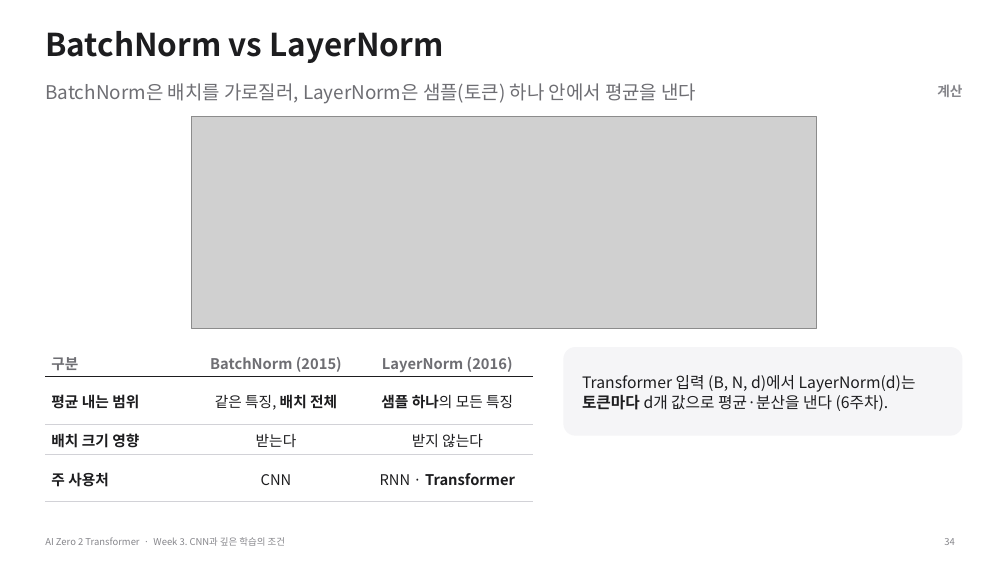
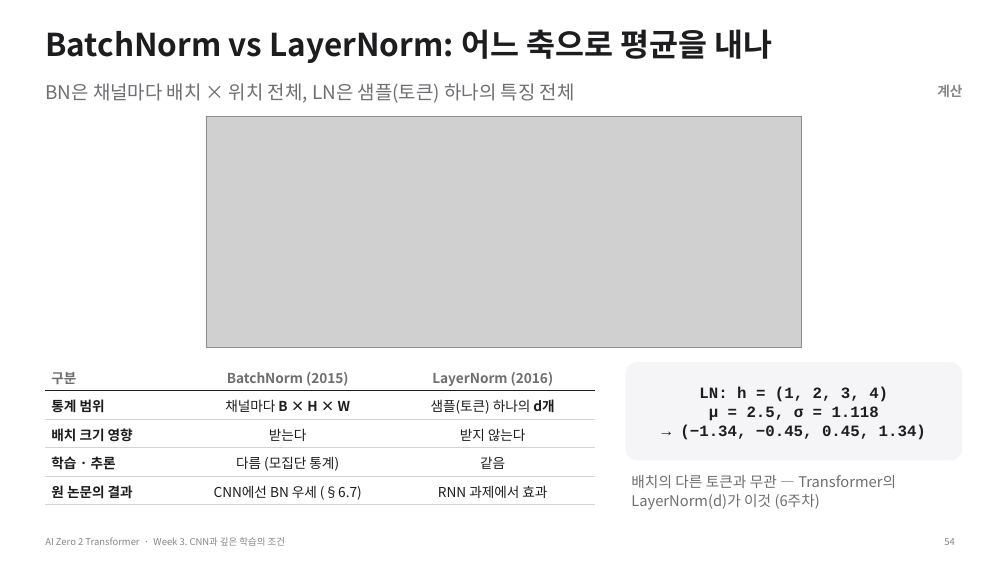
Before and after one commit to myunhh/AI-Zero-2-Transformers, a slide deck: slide 54 of lectures/week03_cnn_and_deep_learning.pptx (slide 34 before the commit). Drawn at 1008x567 pixels with LibreOffice and Linux fonts; fonts in the diff are those of the drawing; grey boxes stand for pictures. Boxes give left, top, right and bottom in pixels: in the first picture for what was removed or moved away, otherwise in the second. Text is boxed around its words. In the diff, an @@ line names an element or a change of style, - is before the commit and + after.

```diff
--- a/lectures/week03_cnn_and_deep_learning.pptx
+++ b/lectures/week03_cnn_and_deep_learning.pptx
@@ title at (45, 29, 772, 63): text changed @@
-BatchNorm vs LayerNorm
+BatchNorm vs LayerNorm: 어느 축으로 평균을 내나
@@ text at (45, 83, 575, 103): text changed @@
-BatchNorm은 배치를 가로질러, LayerNorm은 샘플(토큰) 하나 안에서 평균을 낸다
+BN은 채널마다 배치 × 위치 전체, LN은 샘플(토큰) 하나의 특징 전체
@@ picture: place and size @@
-picture at (191, 116, 817, 328)
+picture at (206, 116, 802, 347)
@@ table at (45, 362, 595, 504) @@
-row 2: 평균 내는 범위 | 같은 특징, 배치 전체 | 샘플 하나의 모든 특징
+row 2: 통계 범위 | 채널마다 B × H × W | 샘플(토큰) 하나의 d개
-row 4: 주 사용처 | CNN | RNN · Transformer
+row 4: 학습 · 추론 | 다름 (모집단 통계) | 같음
+row 5: 원 논문의 결과 | CNN에선 BN 우세 (§6.7) | RNN 과제에서 효과
@@ table: place and size @@
-table at (45, 347, 534, 501)
+table at (45, 362, 595, 504)
@@ text in rounded rectangle at (582, 375, 916, 411): text removed @@
-Transformer 입력 (B, N, d)에서 LayerNorm(d)는 토큰마다 d개 값으로 평균·분산을 낸다 (6주차).
@@ rounded rectangle: place and size @@
-rounded rectangle at (563, 347, 963, 436)
+rounded rectangle at (625, 362, 963, 461)
@@ rounded rectangle at (625, 362, 963, 461): proportions changed @@
@@ text added at (680, 387, 926, 440), 15 pt, text #1D1D1F, bold @@
+LN: h = (1, 2, 3, 4)
+μ = 2.5, σ = 1.118
+→ (−1.34, −0.45, 0.45, 1.34)
@@ text added at (631, 475, 896, 510), 14 pt, text #6E6E73 @@
+배치의 다른 토큰과 무관 — Transformer의 LayerNorm(d)가 이것 (6주차)
```
Also in this commit, not shown: 28 other slides changed, 33 slides added, 13 slides removed, 21 other files.
